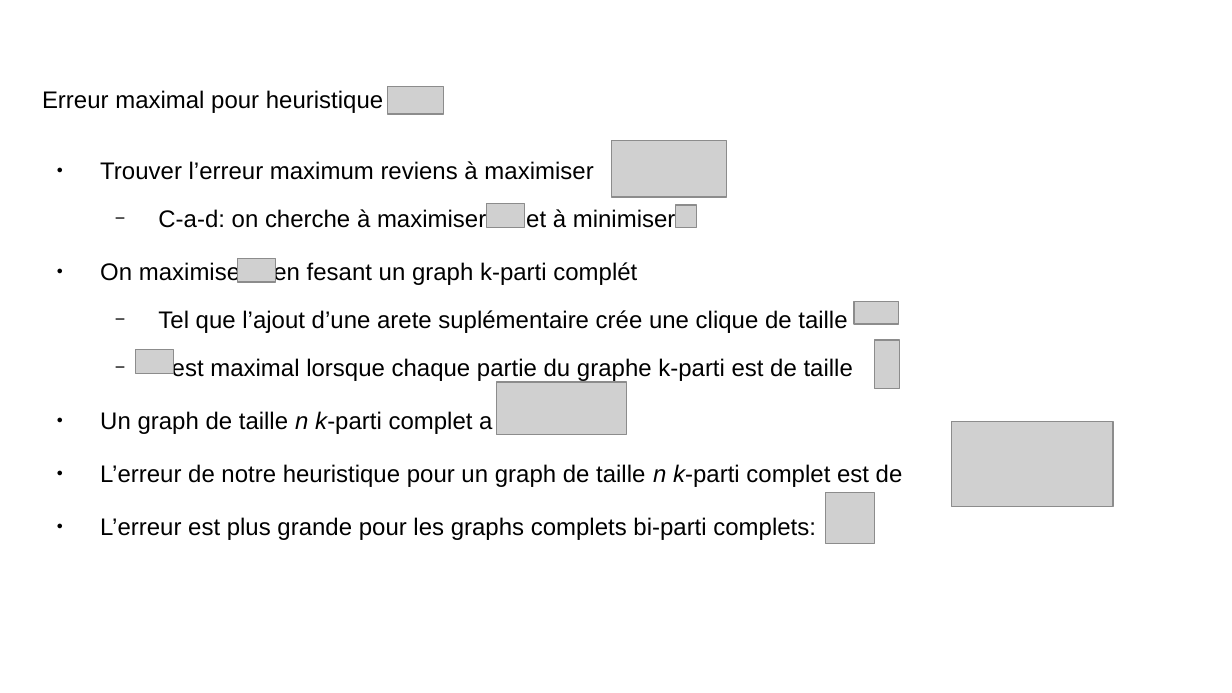
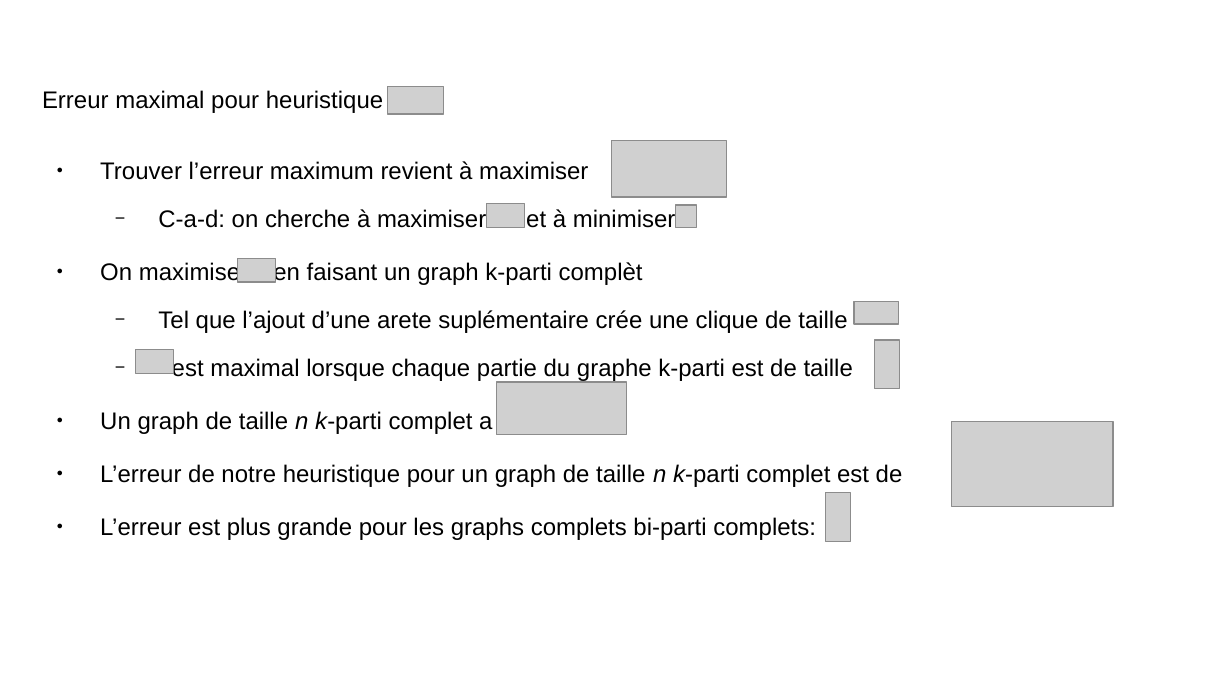
Before and after one commit to claudiosousa/hepia-projects-Math_S6_TP1, a slide deck: slide 7 of TP1 Math.odp (slide 6 before the commit). Drawn at 1232x693 pixels with LibreOffice and Linux fonts; fonts in the diff are those of the drawing; grey boxes stand for pictures. Boxes give left, top, right and bottom in pixels: in the first picture for what was removed or moved away, otherwise in the second. Text is boxed around its words. In the diff, an @@ line names an element or a change of style, - is before the commit and + after.

Commit message:
slides

```diff
--- a/TP1 Math.odp
+++ b/TP1 Math.odp
@@ text at (x1=100, y1=161, x2=588, y2=180): text changed @@
-● Trouver l’erreur maximum reviens à maximiser
+● Trouver l’erreur maximum revient à maximiser
@@ text at (x1=273, y1=261, x2=643, y2=285): text changed @@
-● On maximise en fesant un graph k-parti complét
+● On maximise en faisant un graph k-parti complèt
@@ picture resized from (x1=825, y1=493, x2=875, y2=543) to (x1=825, y1=493, x2=851, y2=541) @@
```
Also in this commit, not shown: 1 other slide changed, 1 slide removed.
